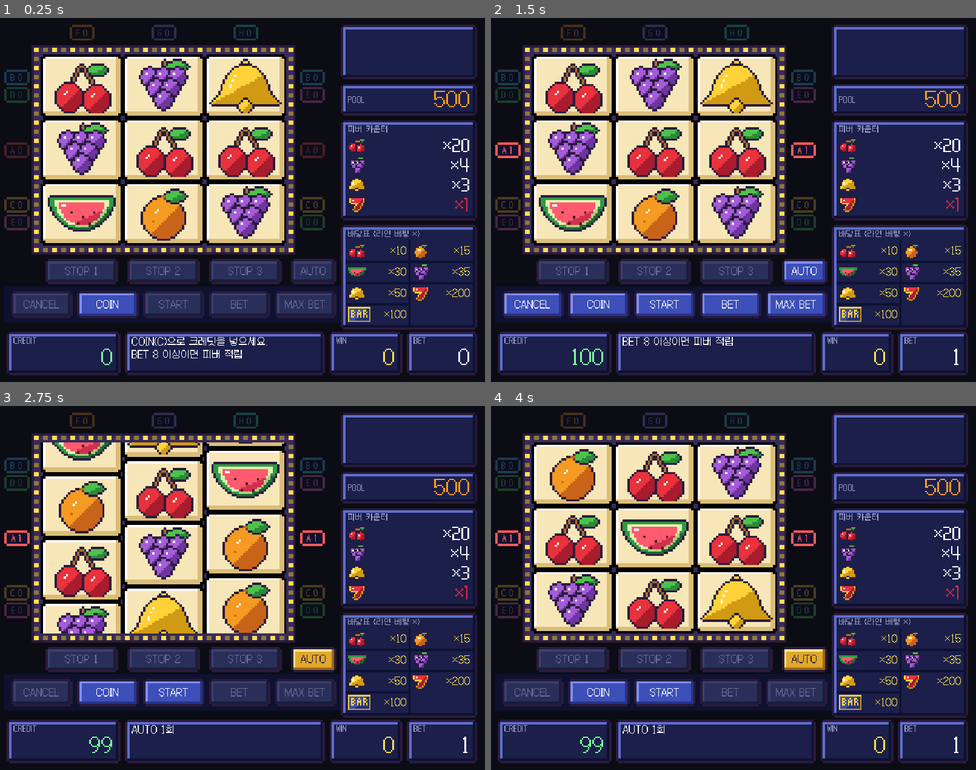
Above: before the commit, frames 1-4 (two rows, left to right).
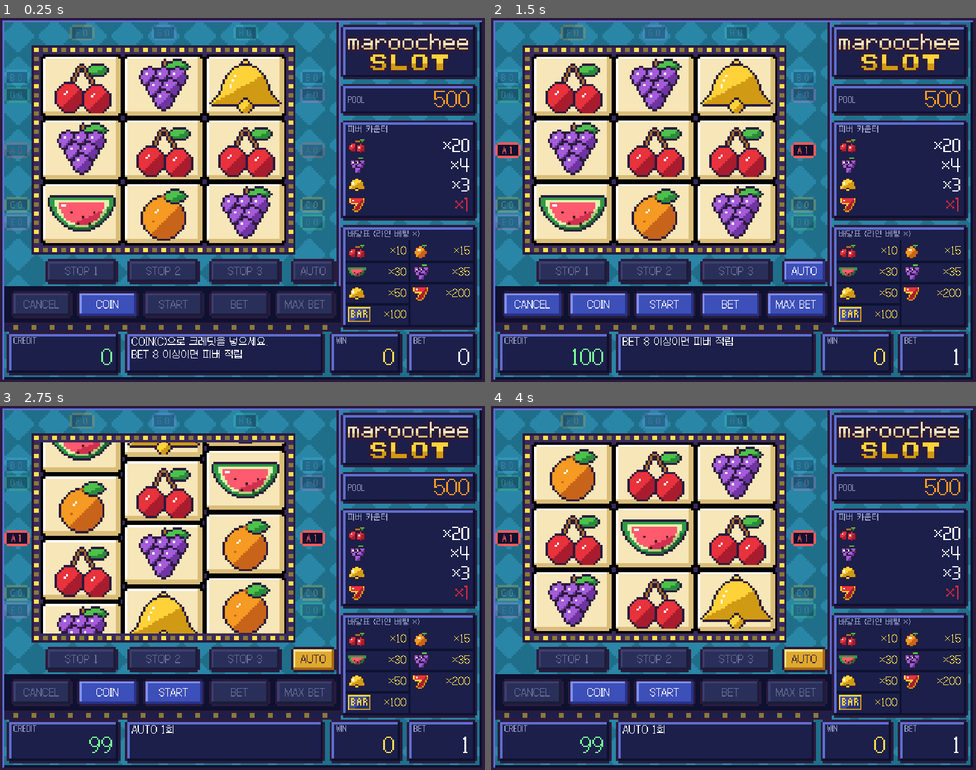
Above: after the commit, the same moments.

Repository: maroochee-code/FruitSlot
Game: Godot game, scene res://scenes/main.tscn
The game is run twice, just before and just after one commit, with the same random seed, the same clock (stepped at 60 frames per second) and the same inputs.
Inputs:
- Up to frame 1 (0.25 s): no input
- Up to frame 2 (1.5 s): click "COIN" at 0.5 s; click "BET" at 1.25 s
- Up to frame 3 (2.75 s): click "AUTO" at 2 s
- Up to frame 4 (4 s): click "START" at 2.75 s; tap Enter at 3.5 s; tap M at 3.6 s; tap Space at 3.77 s

The runs differ from the first frame. In frame 1, 25% of the frame differs, in the area x 0-100%, y 0-100%; in frame 2, 25%; in frame 3, 25%; in frame 4, 25%.

Commit message:
v0.11.0 6-D
마름모 벽지·기계 프레임·maroochee SLOT 로고

Diff:
--- a/scenes/test/view_test.gd
+++ b/scenes/test/view_test.gd
@@ -45,6 +45,7 @@
 	_test_layout(main)
 	_test_board_layout(main)
 	_test_ui_layout(main)
+	_test_backdrop(main)
 	_test_paytable(main)
 	_test_fever_panel(main)
 	_test_pool_color(main)
@@ -174,6 +175,41 @@
 		if left or right:
 			labels_ok = labels_ok and label.position.y >= 48.0 and label.position.y + 21.0 <= 300.0
 	_check(label_count > 0 and labels_ok, "라인 라벨 33×21, 보드 바깥 (왼쪽 x=6 / 오른쪽 x=396 / 위쪽 y=9)")
+
+
+## 6-D: 벽지·프레임·로고가 있고, 모든 기존 요소보다 뒤에 그려지며, 기존 요소 위치는 그대로인지
+func _test_backdrop(main: Control) -> void:
+	var wall: TextureRect = main.get_node_or_null("Wallpaper") as TextureRect
+	var frame: TextureRect = main.get_node_or_null("Frame") as TextureRect
+	var board: Control = main.get_node("Board")
+	_check(wall != null and wall.texture != null and wall.texture.get_size() == Vector2(48, 48) and wall.stretch_mode == TextureRect.STRETCH_TILE, "벽지: 48×48 타일을 반복해서 깖")
+	_check(frame != null and frame.texture != null and frame.texture.get_size() == Vector2(640, 480), "프레임: 640×480 그림")
+	if wall == null or frame == null:
+		return
+	_check(wall.get_index() == 1 and frame.get_index() == 2 and main.get_node("Background").get_index() == 0, "그리는 순서: Background < Wallpaper < Frame")
+	var behind: bool = true
+	for child: Node in main.get_children():
+		if child != main.get_node("Background") and child != wall and child != frame:
+			behind = behind and child.get_index() > frame.get_index()
+	_check(behind and board.get_index() > frame.get_index(), "벽지·프레임이 다른 모든 요소보다 뒤")
+	_check(wall.mouse_filter == Control.MOUSE_FILTER_IGNORE and frame.mouse_filter == Control.MOUSE_FILTER_IGNORE, "벽지·프레임은 클릭을 막지 않음")
+	_check(wall.size == Vector2(640, 480) and frame.size == Vector2(640, 480) and wall.position == Vector2.ZERO and frame.position == Vector2.ZERO, "벽지·프레임이 화면 전체를 덮음")
+	var logo: TextureRect = main.get_node("Title").get_node_or_null("TitleLogo") as TextureRect
+	_check(logo != null and logo.texture != null and logo.size == Vector2(180, 72) and logo.position == Vector2.ZERO and logo.texture.get_size() == Vector2(180, 72), "로고: Title 안에 180×72")
+	_check(logo != null and logo.mouse_filter == Control.MOUSE_FILTER_IGNORE, "로고는 클릭을 막지 않음")
+	var rects: Dictionary = {
+		"Board": Rect2(42, 36, 348, 276), "AutoButton": Rect2(384, 318, 60, 33),
+		"StopButton1": Rect2(60, 318, 96, 33), "StopButton2": Rect2(168, 318, 96, 33), "StopButton3": Rect2(276, 318, 96, 33),
+	}
+	var moved: bool = false
+	for node_name: String in rects:
+		var node: Control = main.get_node(node_name)
+		var rect: Rect2 = rects[node_name]
+		if node.position != rect.position or node.size != rect.size:
+			moved = true
+			print("  위치 변경: ", node_name, " ", node.position, node.size)
+	_check(not moved, "보드·STOP·AUTO 위치가 6-D 전과 동일")
+	_check((main.get_node("Reels") as Control).get_child(0).position == Vector2(54, 48), "첫 릴 위치 (54,48) 그대로")
 
 
 ## 6-C: 오른쪽 패널·하단 표시창·버튼 줄·아이콘·폰트가 목표 배치(640×480)와 맞는지, 글자가 상자 밖으로 넘치지 않는지
--- a/scripts/view/main.gd
+++ b/scripts/view/main.gd
@@ -47,7 +47,11 @@
 const BIG_FONT_SIZE: int = 24
 const POOL_FONT_SIZE: int = 24
 const NOTICE_FONT_SIZE: int = 12
-const BACKGROUND_COLOR: Color = Color("0C0C14")
+## 6-D: 벽지 뒤 바탕색(벽지 타일이 못 덮는 곳과 프레임 오른쪽 1px용)은 벽지 어두운 톤과 같게
+const BACKGROUND_COLOR: Color = Color("1f6f8b")
+const WALLPAPER_PATH: String = UiSkin.UI_DIR + "wallpaper_tile.png"
+const FRAME_PATH: String = UiSkin.UI_DIR + "frame.png"
+const LOGO_PATH: String = UiSkin.UI_DIR + "logo.png"
 const CREDIT_COLOR: Color = Color("7dff9a")
 const WIN_COLOR: Color = Color("ffe14d")
 ## POOL 숫자 색 3단계: 주황(기본) → 노랑(pool_yellow_from 이상) → 빨강+깜빡임(pool_red_from 이상). 기준 숫자는 feel.json
@@ -536,7 +540,22 @@
 	bg.name = "Background"
 	bg.color = BACKGROUND_COLOR
 	bg.set_anchors_preset(Control.PRESET_FULL_RECT)
+	bg.mouse_filter = Control.MOUSE_FILTER_IGNORE
 	add_child(bg)
+	# 6-D: 마름모 벽지(타일 반복) → 기계 프레임. 둘 다 다른 요소보다 뒤에 그려지고 클릭을 막지 않는다.
+	var wall: TextureRect = TextureRect.new()
+	wall.name = "Wallpaper"
+	wall.texture = load(WALLPAPER_PATH) as Texture2D
+	wall.stretch_mode = TextureRect.STRETCH_TILE
+	wall.set_anchors_preset(Control.PRESET_FULL_RECT)
+	wall.mouse_filter = Control.MOUSE_FILTER_IGNORE
+	add_child(wall)
+	var frame: TextureRect = TextureRect.new()
+	frame.name = "Frame"
+	frame.texture = load(FRAME_PATH) as Texture2D
+	frame.set_anchors_preset(Control.PRESET_FULL_RECT)
+	frame.mouse_filter = Control.MOUSE_FILTER_IGNORE
+	add_child(frame)
 
 
 func _build_board() -> void:
@@ -575,7 +594,7 @@
 	_overlay.setup(_data, _cells, REEL_ORIGIN, CELL_SIZE, CELL_GAP)
 
 
-## 타이틀 자리: 빈 패널 틀만 (내용은 나중 단계)
+## 타이틀 칸: 패널 틀 위에 로고 그림(180×72, 배경 투명)을 올린다
 func _build_title_frame() -> void:
 	var frame: Panel = Panel.new()
 	frame.name = "Title"
@@ -583,6 +602,12 @@
 	frame.size = TITLE_RECT.size
 	frame.add_theme_stylebox_override("panel", UiSkin.panel_box())
 	add_child(frame)
+	var logo: TextureRect = TextureRect.new()
+	logo.name = "TitleLogo"
+	logo.texture = load(LOGO_PATH) as Texture2D
+	logo.size = TITLE_RECT.size
+	logo.mouse_filter = Control.MOUSE_FILTER_IGNORE
+	frame.add_child(logo)
 
 
 ## 릴 아래 STOP 1/2/3 버튼
Binary file added: assets/_preview/6d_logo_x6.png
Not shown, added: assets/_preview/6d_logo_x6.png.import
Binary file added: assets/_preview/6d_screen.png
Not shown, added: assets/_preview/6d_screen.png.import
Binary file added: assets/_preview/6d_screen_no_frame.png
Not shown, added: assets/_preview/6d_screen_no_frame.png.import
Binary file added: assets/ui/frame.png
Not shown, added: assets/ui/frame.png.import
Binary file added: assets/ui/logo.png
Not shown, added: assets/ui/logo.png.import
Binary file added: assets/ui/wallpaper_tile.png
Not shown, added: assets/ui/wallpaper_tile.png.import
(and 4 more such lines)
